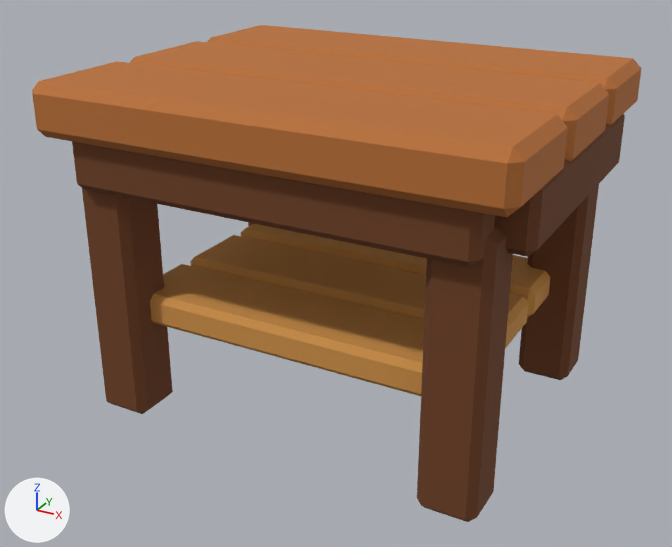
The Blender file assets/game-assets/OutletDisplayTable.blend as it was, and as the next commit left it.
Before and after are seen from a 50 mm camera at (0.809, -1.534, 1.017) aimed at (-0.013, -0.04, 0.269). The lights are fixed; the arrows at lower left show +X, +Y and +Z. The older version comes first.

Script lines for the objects in view, before the commit:
```python
mat_material_outletdisplaytable_goldenwood = principled_material('Material.OutletDisplayTable.GoldenWood')
mat_material_outletdisplaytable_goldenwood.base_color = (0.631, 0.287, 0.063)  # orange #d09247
mat_material_outletdisplaytable_goldenwood.roughness = 0.86
mat_material_outletdisplaytable_honeywood = principled_material('Material.OutletDisplayTable.HoneyWood')
mat_material_outletdisplaytable_honeywood.base_color = (0.485, 0.159, 0.0319)  # orange #b96f32
mat_material_outletdisplaytable_honeywood.roughness = 0.82
me_cube = bpy.data.meshes.new('Cube')
me_cube.from_pydata(...)  # 72 vertices, 78 faces; spans x -0.45..0.45, y -0.375..0.375, z 0.57..0.67
me_cube.materials.append(mat_material_outletdisplaytable_honeywood)  # orange #b96f32
me_cube_003 = bpy.data.meshes.new('Cube.003')
me_cube_003.from_pydata(...)  # 192 vertices, 208 faces; spans x -0.45..0.45, y -0.35..0.35, z 0.0..0.595
me_cube_003.materials.append(mat_material_outletdisplaytable_deepwood)  # brown #704020
me_cube_011 = bpy.data.meshes.new('Cube.011')
me_cube_011.from_pydata(...)  # 72 vertices, 78 faces; spans x -0.35..0.35, y -0.275..0.275, z 0.188..0.252
me_cube_011.materials.append(mat_material_outletdisplaytable_goldenwood)  # orange #d09247
ob_outletdisplaytable_frame = bpy.data.objects.new('OutletDisplayTable_Frame', me_cube_003)
ob_outletdisplaytable_frame.location = (0.0, 0.0, 0.0)
ob_outletdisplaytable_lowershelf = bpy.data.objects.new('OutletDisplayTable_LowerShelf', me_cube_011)
ob_outletdisplaytable_lowershelf.location = (0.0, 0.0, 0.0)
ob_outletdisplaytable_topplanks = bpy.data.objects.new('OutletDisplayTable_TopPlanks', me_cube)
ob_outletdisplaytable_topplanks.location = (0.0, 0.0, 0.0)
```
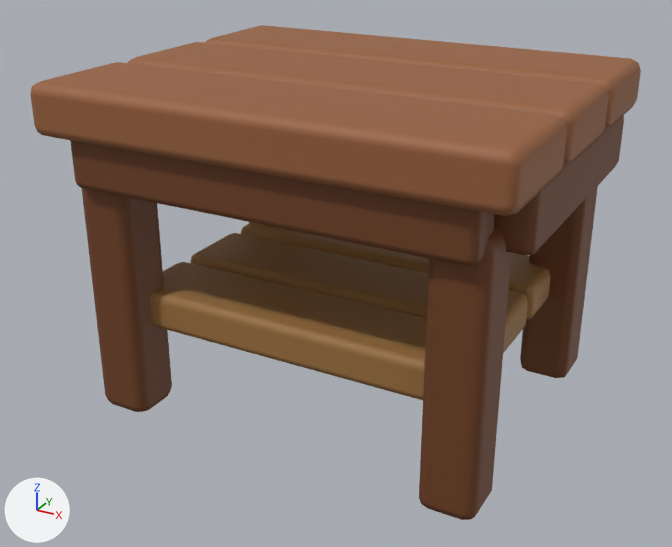
Location of each change, (x1, y1, x2, y2) in pixels of the pictures (672 x 547 px):
'OutletDisplayTable_TopPlanks', recoloured (orange to brown)
    both: (32, 25, 641, 216)
'OutletDisplayTable_Frame', reshaped
    before: (72, 114, 625, 522)
    after: (70, 114, 624, 520)
'OutletDisplayTable_LowerShelf', recoloured, reshaped
    before: (150, 224, 550, 396)
    after: (150, 222, 550, 400)
part 1 of me_cube_003, rebuilt
    before: (82, 188, 173, 414)
    after: (82, 188, 172, 412)
part 2 of me_cube_003, rebuilt
    before: (72, 142, 495, 267)
    after: (70, 140, 495, 266)
part 3 of me_cube_003, rebuilt
    before: (518, 184, 599, 380)
    after: (520, 186, 598, 378)
part 4 of me_cube_003, rebuilt
    before: (495, 114, 625, 257)
    after: (494, 114, 624, 255)
part 5 of me_cube_003, rebuilt
    before: (417, 226, 513, 522)
    after: (419, 227, 511, 520)
part 7 of me_cube_011, rebuilt
    before: (150, 264, 424, 396)
    after: (150, 262, 427, 400)
part 8 of me_cube_011, rebuilt (6% taller)
    before: (190, 235, 529, 348)
    after: (190, 233, 528, 353)
part 9 of me_cube_011, rebuilt
    before: (241, 224, 550, 317)
    after: (241, 222, 550, 319)

The change, as a diff of the scene's bpy script:
```diff
--- a/assets/game-assets/OutletDisplayTable.blend.py
+++ b/assets/game-assets/OutletDisplayTable.blend.py
@@ mat_material_outletdisplaytable_honeywood @@
 mat_material_outletdisplaytable_honeywood = principled_material('Material.OutletDisplayTable.HoneyWood')
-mat_material_outletdisplaytable_honeywood.base_color = (0.485, 0.159, 0.0319)  # orange #b96f32
+mat_material_outletdisplaytable_honeywood.base_color = (0.315, 0.119, 0.0441)  # brown #98613b
 mat_material_outletdisplaytable_honeywood.roughness = 0.82
@@ mat_material_outletdisplaytable_goldenwood @@
 mat_material_outletdisplaytable_goldenwood = principled_material('Material.OutletDisplayTable.GoldenWood')
-mat_material_outletdisplaytable_goldenwood.base_color = (0.631, 0.287, 0.063)  # orange #d09247
+mat_material_outletdisplaytable_goldenwood.base_color = (0.336, 0.167, 0.0489)  # brown #9d723e
 mat_material_outletdisplaytable_goldenwood.roughness = 0.86
@@ me_cube_003 @@
 # used by ob_outletdisplaytable_frame; location = (0.0, 0.0, 0.0)
-me_cube_003.from_pydata(...)  # 192 vertices, 208 faces; spans x -0.45..0.45, y -0.35..0.35, z 0.0..0.595
+me_cube_003.from_pydata(...)  # 448 vertices, 432 faces; spans x -0.45..0.45, y -0.35..0.35, z 0.0..0.595
+# me_cube_003 part 1: the loose piece of 24 vertices spanning x -0.405..-0.295, y -0.325..-0.215, z 0.0..0.52 is rebuilt with 56 vertices and now spans x -0.405..-0.295, y -0.325..-0.215, z 0.0..0.52
+# me_cube_003 part 2: the loose piece of 24 vertices spanning x -0.39..0.39, y -0.35..-0.27, z 0.475..0.595 is rebuilt with 56 vertices and now spans x -0.39..0.39, y -0.35..-0.27, z 0.475..0.595
+# me_cube_003 part 3: the loose piece of 24 vertices spanning x 0.295..0.405, y 0.215..0.325, z 0.0..0.52 is rebuilt with 56 vertices and now spans x 0.295..0.405, y 0.215..0.325, z 0.0..0.52
+# me_cube_003 part 4: the loose piece of 24 vertices spanning x 0.37..0.45, y -0.27..0.27, z 0.475..0.595 is rebuilt with 56 vertices and now spans x 0.37..0.45, y -0.27..0.27, z 0.475..0.595
+# me_cube_003 part 5: the loose piece of 24 vertices spanning x 0.295..0.405, y -0.325..-0.215, z 0.0..0.52 is rebuilt with 56 vertices and now spans x 0.295..0.405, y -0.325..-0.215, z 0.0..0.52
+# me_cube_003 part 6: the surface is now shaded smooth
+# other edits to the shape of me_cube_003 do not show in these pictures
 me_cube_003.materials.append(mat_material_outletdisplaytable_deepwood)
@@ me_cube_011 @@
 # used by ob_outletdisplaytable_lowershelf; location = (0.0, 0.0, 0.0)
-me_cube_011.from_pydata(...)  # 72 vertices, 78 faces; spans x -0.35..0.35, y -0.275..0.275, z 0.188..0.252
+me_cube_011.from_pydata(...)  # 168 vertices, 162 faces; spans x -0.35..0.35, y -0.275..0.275, z 0.18..0.26
+# me_cube_011 part 7: the loose piece of 24 vertices spanning x -0.35..0.35, y -0.275..-0.105, z 0.188..0.252 is rebuilt with 56 vertices and now spans x -0.35..0.35, y -0.275..-0.105, z 0.18..0.26
+# me_cube_011 part 8: the loose piece of 24 vertices spanning x -0.35..0.35, y -0.085..0.085, z 0.188..0.252 is rebuilt with 56 vertices and now spans x -0.35..0.35, y -0.085..0.085, z 0.18..0.26
+# me_cube_011 part 9: the loose piece of 24 vertices spanning x -0.35..0.35, y 0.105..0.275, z 0.188..0.252 is rebuilt with 56 vertices and now spans x -0.35..0.35, y 0.105..0.275, z 0.18..0.26
+# me_cube_011 part 10: the surface is now shaded smooth
 me_cube_011.materials.append(mat_material_outletdisplaytable_goldenwood)
```
